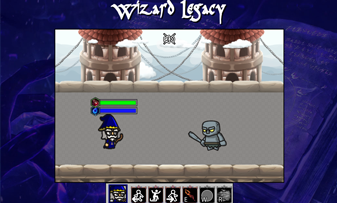
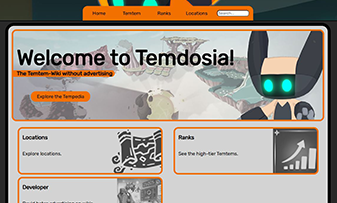
Layered file, before and after one edit (337x203). Changes by layer:
added layer "3" above "Ebene 4" over [left=0, top=0, right=337, bottom=203]
hid "Ebene 4" over [left=0, top=0, right=337, bottom=203]
hid "Ebene 3" over [left=0, top=0, right=337, bottom=203]
hid "Ebene 2" over [left=0, top=0, right=337, bottom=203]
